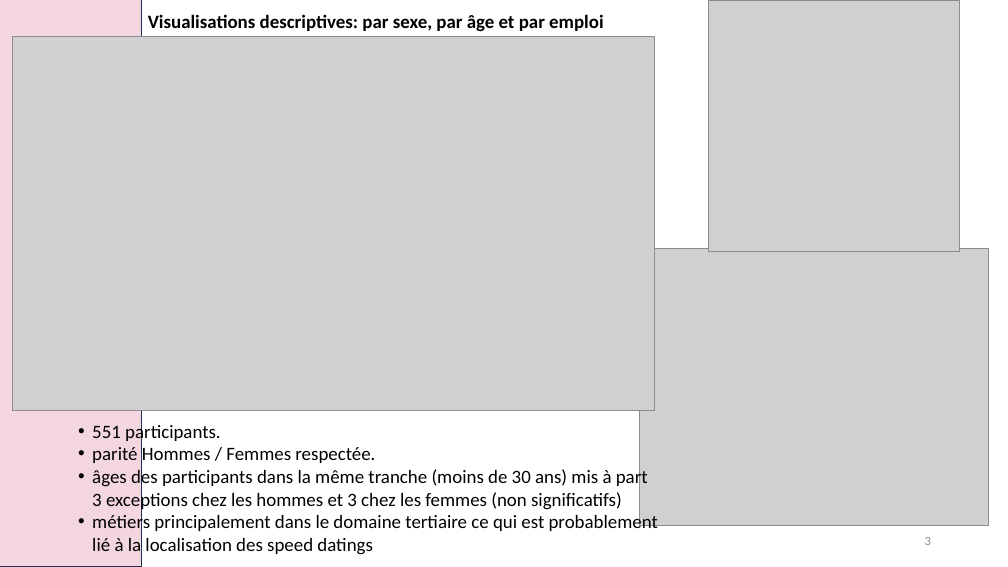
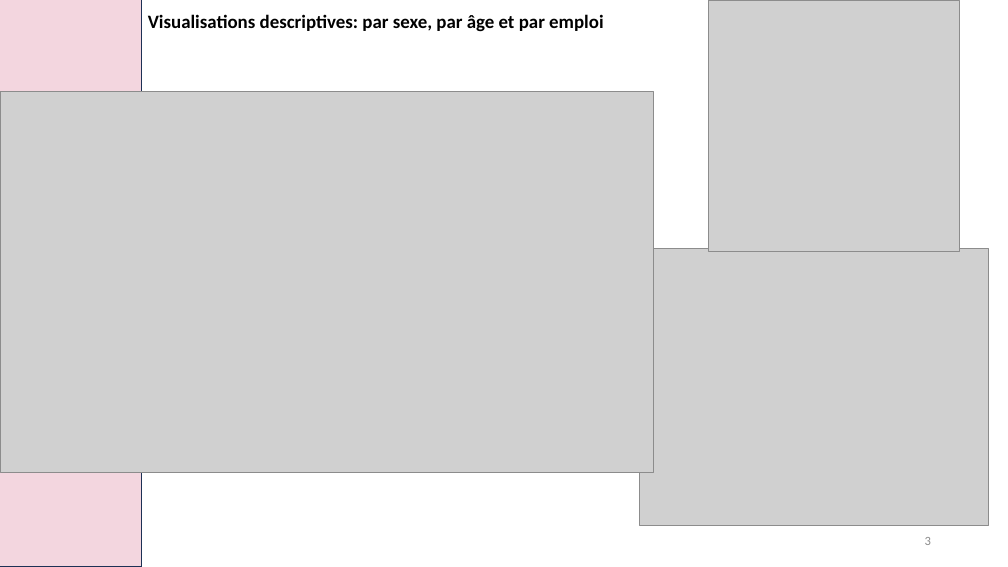
Before and after one commit to laura-lucchini/projet_speed_dating_bloc2_RNCP, a slide deck: slide 3 of speed_dating.pptx. Drawn at 1008x567 pixels with LibreOffice and Linux fonts; fonts in the diff are those of the drawing; grey boxes stand for pictures. Boxes give left, top, right and bottom in pixels: in the first picture for what was removed or moved away, otherwise in the second. Text is boxed around its words. In the diff, an @@ line names an element or a change of style, - is before the commit and + after.

```diff
--- a/speed_dating.pptx
+++ b/speed_dating.pptx
@@ picture: place and size @@
-picture at [13,37,654,411]
+picture at [0,91,653,472]
@@ text removed at [92,422,658,555] @@
-• 551 participants.
-• parité Hommes / Femmes respectée.
-• âges des participants dans la même tranche (moins de 30 ans) mis à part 3 exceptions chez les hommes et 3 chez les femmes (non significatifs)
-• métiers principalement dans le domaine tertiaire ce qui est probablement lié à la localisation des speed datings
```
Also in this commit, not shown: 5 other slides changed, 1 slide added, 3 slides removed, 3 other files.
